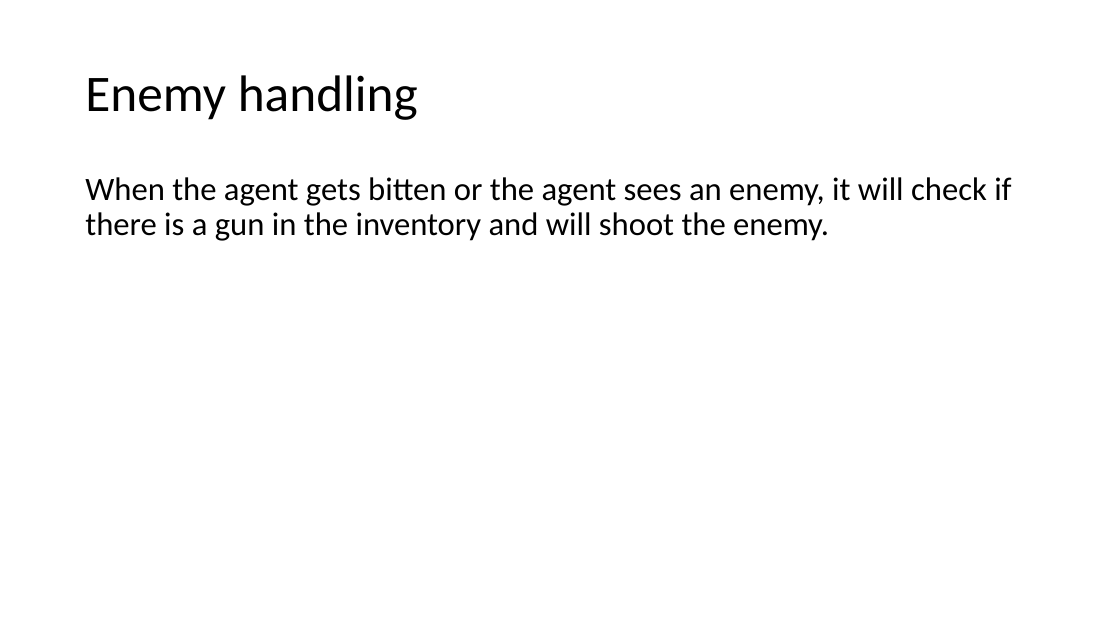
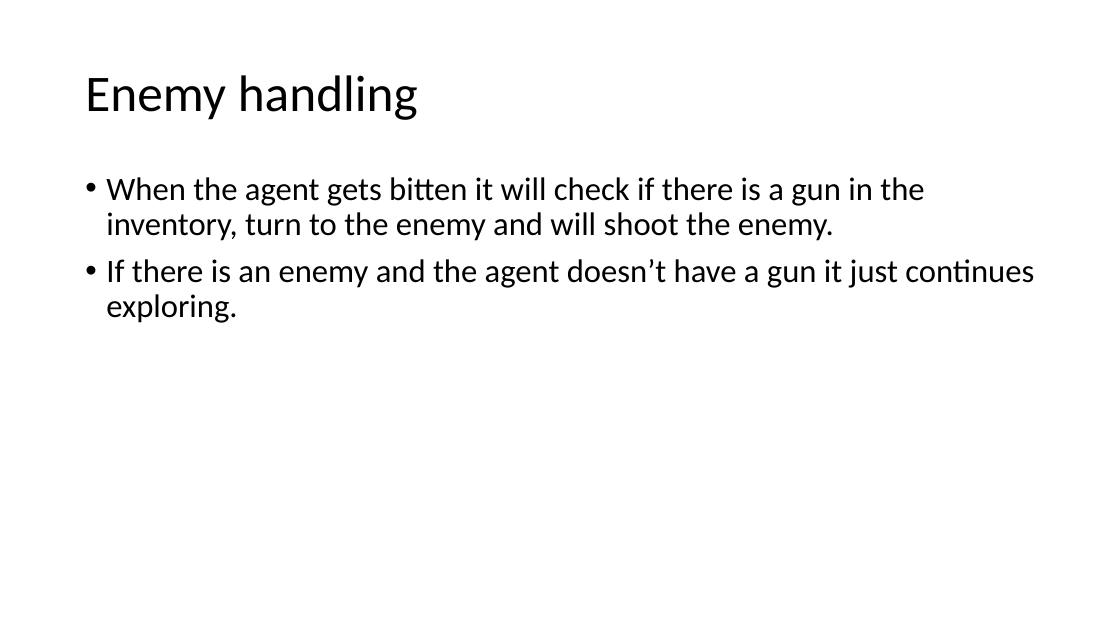
Before and after one commit to DAE-GD-2025-2026/gameai-zombie-deliewout, a slide deck: slide 3 of GPP_ZombieAI_DelieWout_2DAE19.pptx. Drawn at 1120x630 pixels with LibreOffice and Linux fonts; fonts in the diff are those of the drawing. Boxes give left, top, right and bottom in pixels: in the first picture for what was removed or moved away, otherwise in the second. Text is boxed around its words. In the diff, an @@ line names an element or a change of style, - is before the commit and + after.

```diff
--- a/GPP_ZombieAI_DelieWout_2DAE19.pptx
+++ b/GPP_ZombieAI_DelieWout_2DAE19.pptx
@@ text at box(106, 177, 1034, 323): text changed @@
-When the agent gets bitten or the agent sees an enemy, it will check if there is a gun in the inventory and will shoot the enemy.
+• When the agent gets bitten it will check if there is a gun in the inventory, turn to the enemy and will shoot the enemy.
+• If there is an enemy and the agent doesn’t have a gun it just continues exploring.
```
Also in this commit, not shown: 3 other slides changed.
